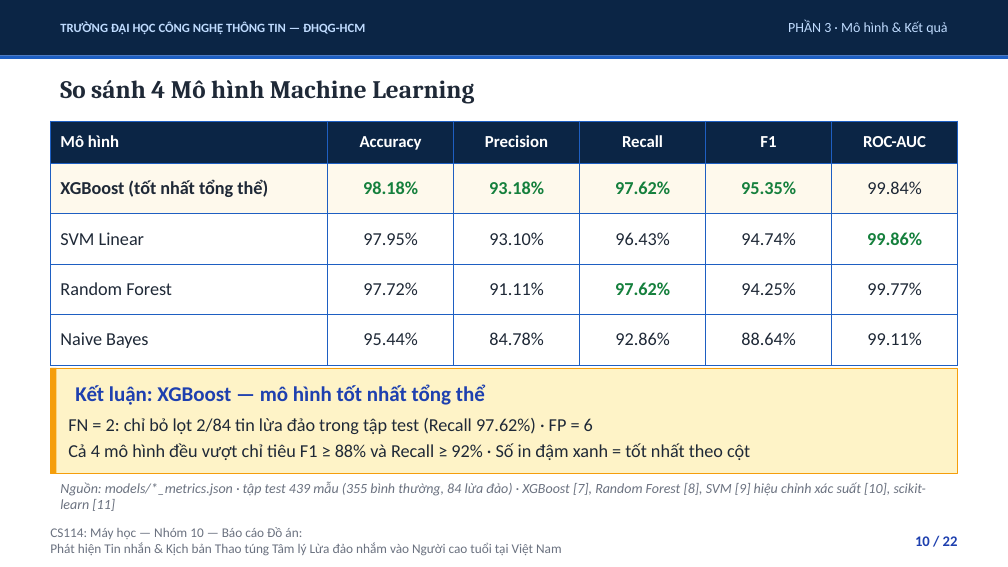
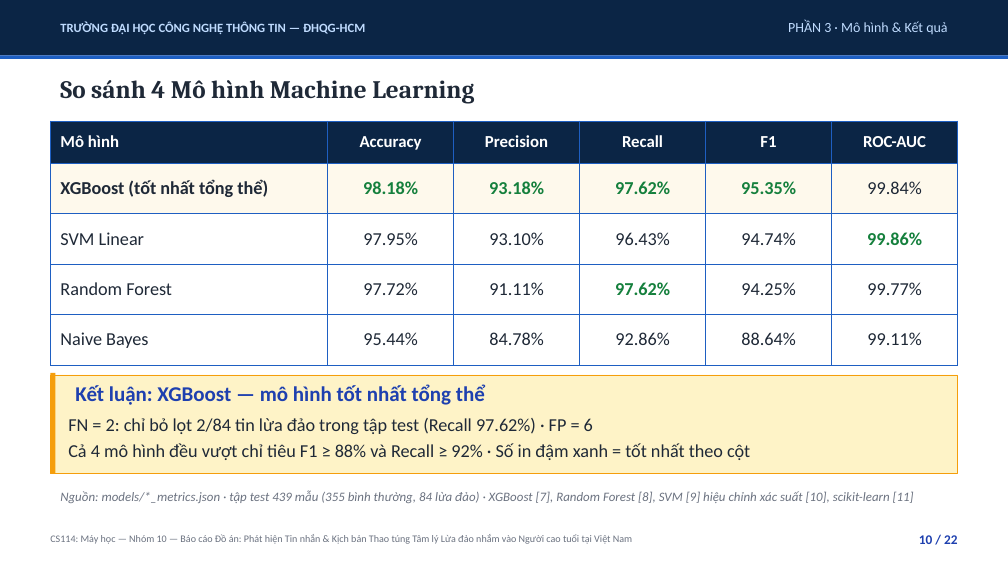
Before and after one commit to uit-25730067-chithanh/CS114-Team10-Elderly-Scam-Detection, a slide deck: slide 10 of draft/scam-detection/reports/slides/phase09_presentation.pptx. Drawn at 1008x567 pixels with LibreOffice and Linux fonts; fonts in the diff are those of the drawing. Boxes give left, top, right and bottom in pixels: in the first picture for what was removed or moved away, otherwise in the second. Text is boxed around its words. In the diff, an @@ line names an element or a change of style, - is before the commit and + after.

```diff
--- a/draft/scam-detection/reports/slides/phase09_presentation.pptx
+++ b/draft/scam-detection/reports/slides/phase09_presentation.pptx
@@ rectangle resized from (x1=50, y1=368, x2=958, y2=474) to (x1=50, y1=375, x2=958, y2=474) @@
@@ rectangle resized from (x1=50, y1=368, x2=56, y2=474) to (x1=50, y1=373, x2=55, y2=474) @@
@@ text "Nguồn: models/*_metrics.json · tập test ..." at (x1=60, y1=490, x2=914, y2=503): size 10 to 9.2 pt @@
@@ text at (x1=50, y1=534, x2=632, y2=544): text changed; size 9.5 to 7.2 pt @@
-CS114: Máy học — Nhóm 10 — Báo cáo Đồ án:
-Phát hiện Tin nhắn & Kịch bản Thao túng Tâm lý Lừa đảo nhắm vào Người cao tuổi tại Việt Nam
+CS114: Máy học — Nhóm 10 — Báo cáo Đồ án: Phát hiện Tin nhắn & Kịch bản Thao túng Tâm lý Lừa đảo nhắm vào Người cao tuổi tại Việt Nam
@@ text "10 / 22" at (x1=919, y1=535, x2=957, y2=544): size 10.5 to 9.5 pt @@
```
Also in this commit, not shown: 19 other slides changed, 2 slides added, 2 slides removed, 2 other files.
